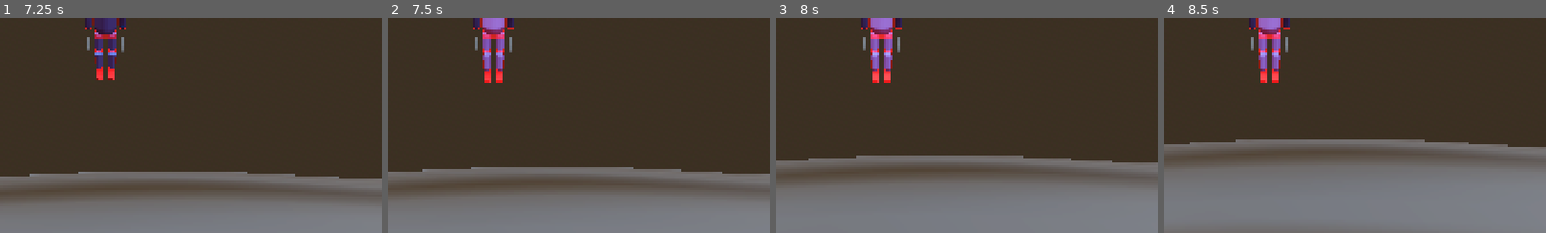
Above: before the commit, frames 1-4 (left to right).
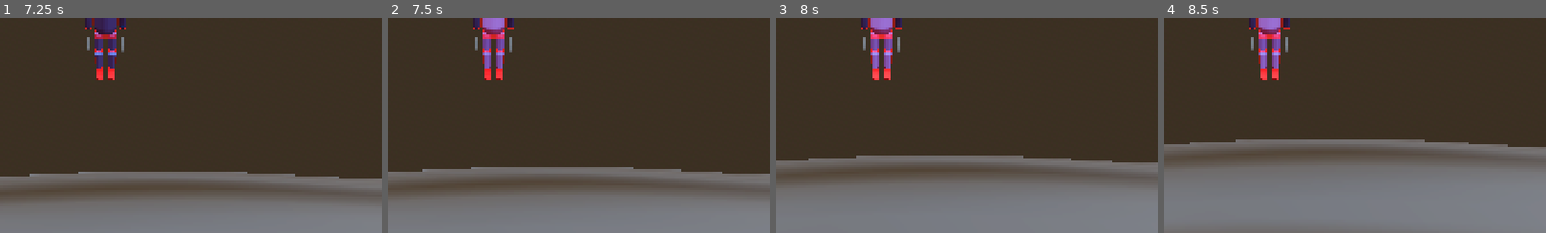
Above: after the commit, the same moments.

Repository: kimhanui/ski-boarder
Game: Godot game, scene res://scenes/ui/title_screen.tscn
Same seed, same stepped clock (60 frames per second), same inputs: the game is played once before the commit and once after it.
Inputs (mouse positions are % of the whole screen's width and height, from its top left):
- Up to frame 1 (7.25 s): click "게임 시작" at 0.5 s; click "Easy" at 1.25 s; click "Normal" at 2 s; click "Normal" at 2.75 s; click "Medium" at 3.5 s; click "Easy" at 4.25 s; click "Hard" at 5 s; click "Regenerate Terrain" at 5.75 s; click "Sparse" at 6.5 s
- Up to frame 2 (7.5 s): move the mouse to (45, 70) at 7.27 s; hold W (move_forward) from 7.28 s (still down); hold Shift (sprint) from 7.28 s (still down); click (45, 70) at 7.42 s
- Up to frame 3 (8 s): keep holding W (move_forward); keep holding Shift (sprint); tap Space (jump) at 7.52 s
- Up to frame 4 (8.5 s): release W (move_forward) at 8 s; release Shift (sprint) at 8 s; drag from (80, 65) to (45, 70) at 8.02 s
The pictures show only the part of the screen within x 36-86%, y 50-100%; the shares and areas given below are measured in that part.

Frame 1 is identical in both runs. In frame 2, 0.2% of the frame differs, in the area x 24-31%, y 14-31%; in frame 3, 0.2%; in frame 4, 0.2%.

Commit message:
Implement realistic knee joint bending with separated upper/lower leg
Knee Joint System:
- Add references to UpperLeg (thigh) and LowerLeg (calf) mesh nodes
- Split leg bending into two joints: hip + knee
- Natural folding motion: thigh and calf rotate in coordinated angles

RIDING State Animation:
- Before: Whole leg rotated as single unit (-25°)
- After: Hip bend (-15°) + Knee bend (-25°) = Natural ski stance
- Distribution: 60% hip, 100% knee for realistic proportion

Tail Grab Trick Animation:
- Before: Whole leg -70° (unnatural single rotation)
- After: Thigh -40° + Calf -90° = -130° total bend
- Result: Compact pose with proper knee folding

Pose Reset:
- Add upper/lower leg rotation reset to 0°
- Ensures clean pose transitions between states

Visual Improvement:
- Realistic human knee bending motion
- Thigh and calf work together like real joints
- More natural skiing and trick poses

🤖 Generated with [Claude Code](https://claude.com/claude-code)

Co-Authored-By: Claude <noreply@anthropic.com>

Diff:
--- a/scripts/player/player_v3.gd
+++ b/scripts/player/player_v3.gd
@@ -63,6 +63,10 @@
 @onready var right_arm = $Body/RightArm
 @onready var left_leg = $Body/LeftLeg
 @onready var right_leg = $Body/RightLeg
+@onready var left_upper_leg = $Body/LeftLeg/UpperLeg
+@onready var left_lower_leg = $Body/LeftLeg/LowerLeg
+@onready var right_upper_leg = $Body/RightLeg/UpperLeg
+@onready var right_lower_leg = $Body/RightLeg/LowerLeg
 @onready var left_ski = $Body/LeftLeg/Ski
 @onready var right_ski = $Body/RightLeg/Ski
 @onready var left_eye = $Body/Head/LeftEye
@@ -288,6 +292,13 @@
 		right_leg.rotation_degrees.z = 0.0
 		left_leg.position.x = -0.15
 		right_leg.position.x = 0.15
+
+	# Upper/Lower leg reset (knee joints)
+	if left_upper_leg and left_lower_leg and right_upper_leg and right_lower_leg:
+		left_upper_leg.rotation_degrees.x = 0.0
+		right_upper_leg.rotation_degrees.x = 0.0
+		left_lower_leg.rotation_degrees.x = 0.0
+		right_lower_leg.rotation_degrees.x = 0.0
 
 	# Skis reset
 	if left_ski and right_ski:
@@ -654,9 +665,17 @@
 	torso.rotation_degrees.x = current_upper_lean
 
 	# Apply leg bending (knee bend for ski stance)
-	if left_leg and right_leg:
-		left_leg.rotation_degrees.x = lerp(left_leg.rotation_degrees.x, target_leg_bend, ANIMATION_SPEED * delta)
-		right_leg.rotation_degrees.x = lerp(right_leg.rotation_degrees.x, target_leg_bend, ANIMATION_SPEED * delta)
+	# Split knee joint: upper leg (thigh) + lower leg (calf) for realistic bending
+	if left_upper_leg and left_lower_leg and right_upper_leg and right_lower_leg:
+		# Upper leg (thigh): hip joint bending
+		var target_upper_leg = target_leg_bend * 0.6  # 60% of total bend at hip
+		left_upper_leg.rotation_degrees.x = lerp(left_upper_leg.rotation_degrees.x, target_upper_leg, ANIMATION_SPEED * delta)
+		right_upper_leg.rotation_degrees.x = lerp(right_upper_leg.rotation_degrees.x, target_upper_leg, ANIMATION_SPEED * delta)
+
+		# Lower leg (calf): knee joint bending (opposite direction for natural fold)
+		var target_lower_leg = target_leg_bend * 1.0  # 100% at knee for sharper bend
+		left_lower_leg.rotation_degrees.x = lerp(left_lower_leg.rotation_degrees.x, target_lower_leg, ANIMATION_SPEED * delta)
+		right_lower_leg.rotation_degrees.x = lerp(right_lower_leg.rotation_degrees.x, target_lower_leg, ANIMATION_SPEED * delta)
 
 	# Ski stance
 	_update_ski_stance(is_braking, delta)
@@ -764,10 +783,16 @@
 	left_arm.rotation_degrees.z = lerp(left_arm.rotation_degrees.z, target_left_arm_z, lerp_factor)
 
 	# === 다리: 무릎 강하게 굽히기 (콤팩트 포즈) ===
-	# X축: -70도 (무릎을 몸 쪽으로)
-	var target_leg_x = -70.0 * intensity
-	right_leg.rotation_degrees.x = lerp(right_leg.rotation_degrees.x, target_leg_x, lerp_factor)
-	left_leg.rotation_degrees.x = lerp(left_leg.rotation_degrees.x, target_leg_x, lerp_factor)
+	# 분리된 무릎 관절: 허벅지 + 종아리
+	# 허벅지 (UpperLeg): 고관절 기준 -40도
+	var target_upper_leg_x = -40.0 * intensity
+	right_upper_leg.rotation_degrees.x = lerp(right_upper_leg.rotation_degrees.x, target_upper_leg_x, lerp_factor)
+	left_upper_leg.rotation_degrees.x = lerp(left_upper_leg.rotation_degrees.x, target_upper_leg_x, lerp_factor)
+
+	# 종아리 (LowerLeg): 무릎 관절 기준 -90도 (강한 굽힘)
+	var target_lower_leg_x = -90.0 * intensity
+	right_lower_leg.rotation_degrees.x = lerp(right_lower_leg.rotation_degrees.x, target_lower_leg_x, lerp_factor)
+	left_lower_leg.rotation_degrees.x = lerp(left_lower_leg.rotation_degrees.x, target_lower_leg_x, lerp_factor)
 
 	# === 상체: 스키 쪽으로 숙이기 ===
 	# X축: 앞으로 35도
